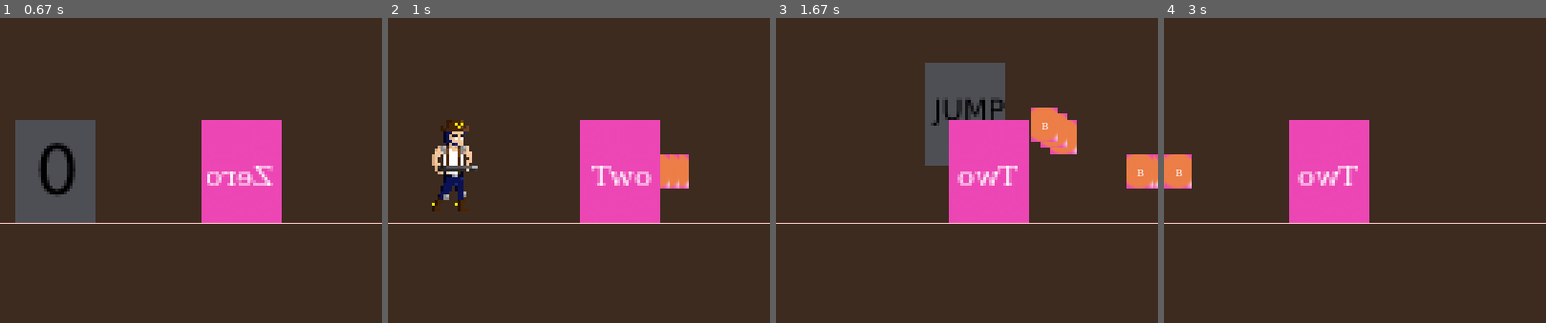
Above: before the commit, frames 1-4 (left to right).
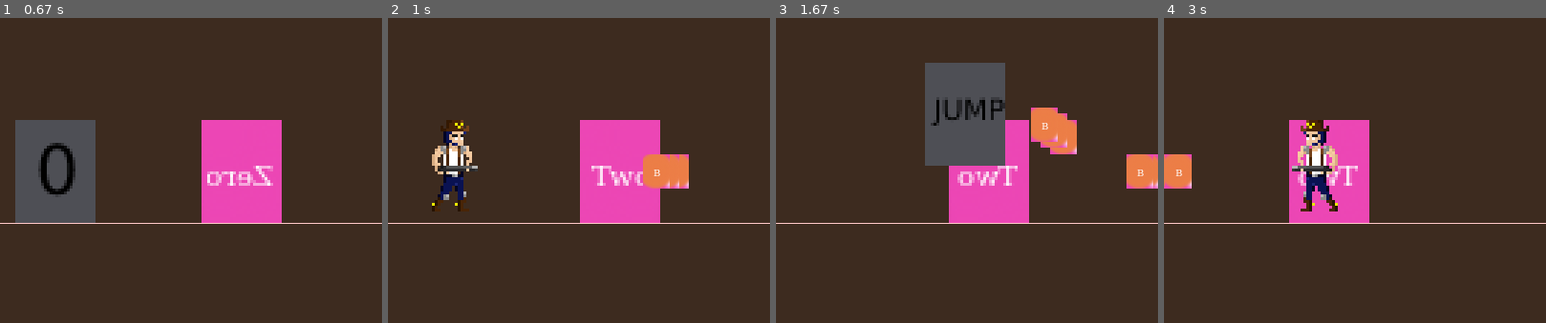
Above: after the commit, the same moments.

Repository: DevsInTheShed/pyGameJam2021
Game: pygame game, started from main.py
The game is run twice, just before and just after one commit, with the same random seed, the same clock (stepped at 60 frames per second) and the same inputs.
Inputs (mouse positions are % of the whole screen's width and height, from its top left):
- Up to frame 1 (0.67 s): click (50, 50) at 0.38 s
- Up to frame 2 (1 s): tap Space at 0.67 s
- Up to frame 3 (1.67 s): hold Right 1-1.47 s; tap Space at 1.07, 1.37, 1.57 s; hold Up from 1.5 s (still down)
- Up to frame 4 (3 s): release Up at 1.8 s; hold Right 1.83-2.3 s; tap Space at 1.9, 2.2, 2.4, 2.7, 2.97 s; hold Left 2.33-2.87 s; hold Left from 2.9 s (still down)
The pictures show only the part of the screen within x 18-68%, y 13-63%; the shares and areas given below are measured in that part.

Frame 1 is identical in both runs. In frame 2, 0.5% of the frame differs, in the area x 66-72%, y 44-56%; in frame 3, 2.2%, in the area x 45-60%, y 33-49%; in frame 4, 1.9%.

Commit message:
update: move enemey to level

Diff:
--- a/game/gameState.py
+++ b/game/gameState.py
@@ -12,11 +12,10 @@
 
         player = Character('player', 200, 200, 3, 5, globals.GRAVITY)
         player.actions = enums.Action
-        enemy = Enemy('alien1', 400, 200, 3, 5, globals.GRAVITY)
 
         scrMenu = menu.Menu(self)
         scrIntro = intro.Intro(self)
-        scrStage = stage.Stage(self, player, enemy)
+        scrStage = stage.Stage(self, player)
         scrEnd = end.End(self)
         scrCredits = credits.Credits(self)
 
--- a/level/level_1.py
+++ b/level/level_1.py
@@ -1,9 +1,11 @@
 import pygame
 from game.globals import *
+from game.enemy import Enemy
 
 class Level_1:
     def __init__(self):
         self.title = "Level 1"
+        self.enemy = Enemy('alien1', 400, 200, 3, 5, GRAVITY)
 
     def draw(self):
         ViewScreen.fill(ViewScreenBackgroundColor)
@@ -11,3 +13,7 @@
         ViewScreen.blit(Title, (SCREEN.left + 20, 20))
 
         pygame.draw.line(ViewScreen, GroundColor, (0, 300), (SCREEN.width, 300))
+
+        self.enemy.update_animation()
+        self.enemy.draw(ViewScreen)
+        self.enemy.move()
--- a/screen/stage.py
+++ b/screen/stage.py
@@ -1,13 +1,11 @@
-from level.level_1 import Level_1
 import pygame
 from screen.screen import Screen
-from level import *
+from level.level_1 import *
 
 class Stage(Screen):
-    def __init__(self, state, player1, enemy):
+    def __init__(self, state, player1):
         super().__init__(state)
         self.player1 = player1
-        self.enemy = enemy
         self.playerState = {
             "player1": {"moveLeft": False, "moveRight": False}
         }
@@ -20,9 +18,6 @@
         self.player1.update_animation()
         self.player1.draw(self.globals.ViewScreen)
 
-        self.enemy.update_animation()
-        self.enemy.draw(self.globals.ViewScreen)
-
 
         if self.player1.alive:
             if self.shoot:
@@ -34,9 +29,6 @@
             else:
                 self.player1.update_action(self.player1.actions.idle)
             self.player1.move(self.playerState["player1"]["moveLeft"], self.playerState["player1"]["moveRight"])
-
-            #self.enemy.update_action(self.player1.actions.idle, self.globals.bullet_group, self.player1)
-            self.enemy.move()
 
         for event in pygame.event.get():
             if event.type == pygame.KEYDOWN:
